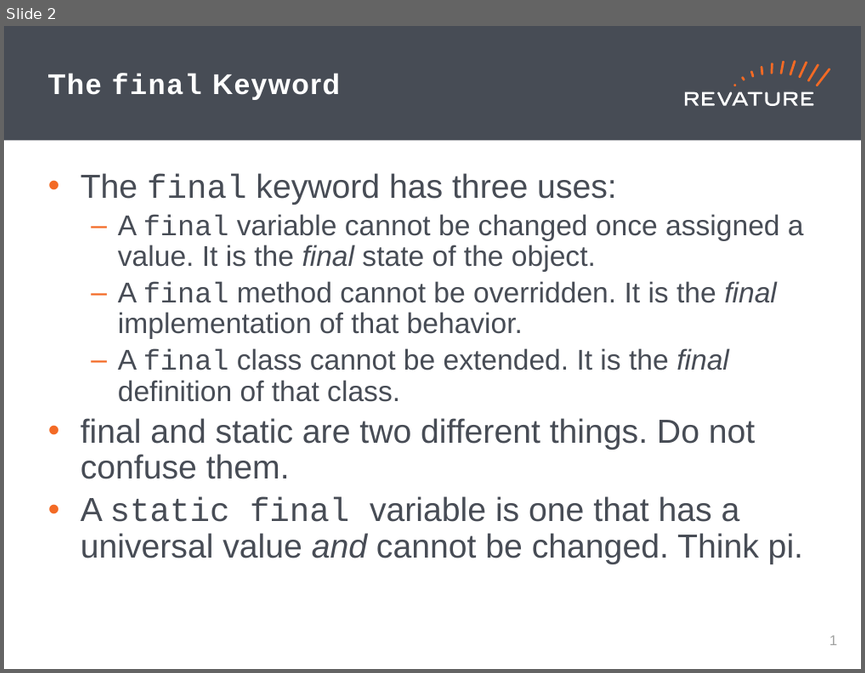
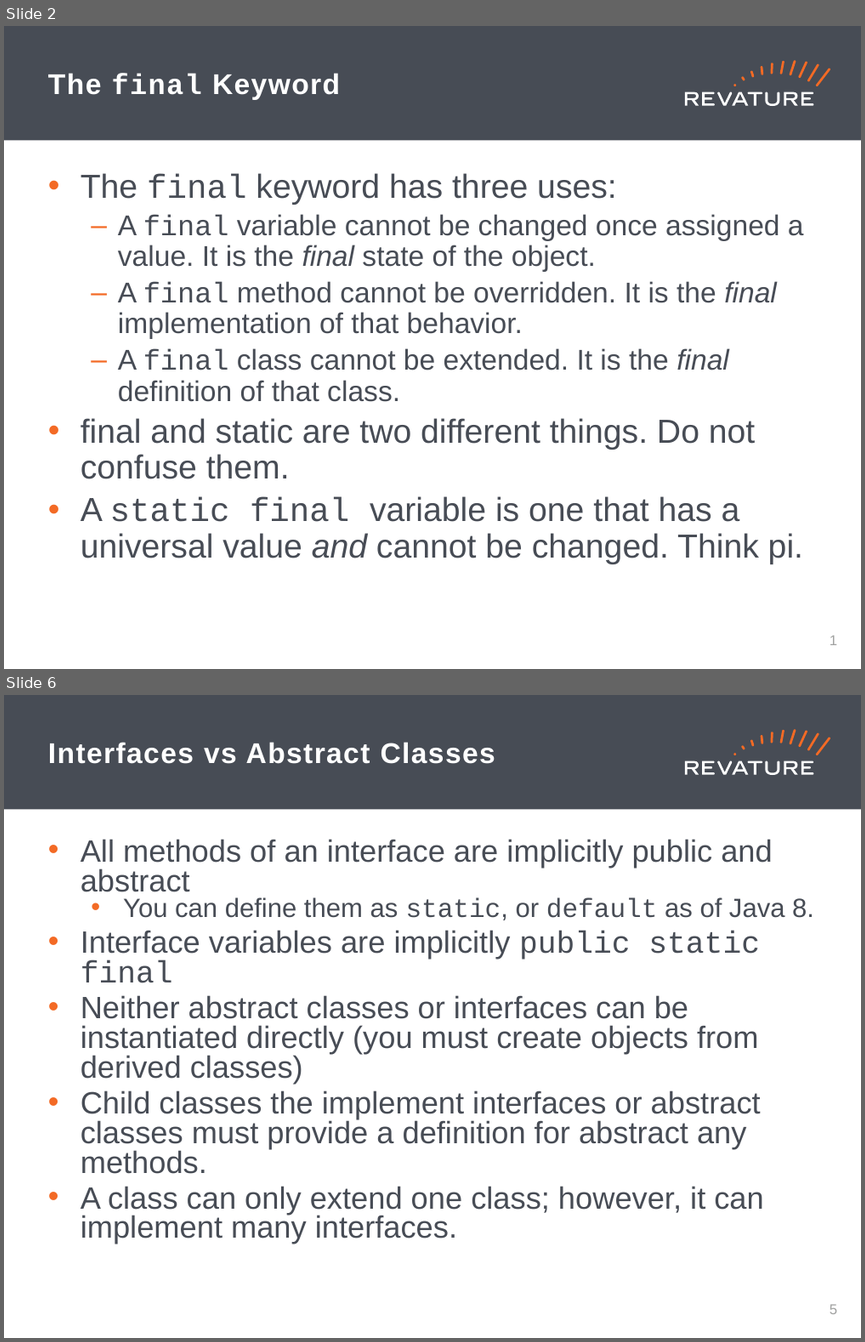
Before and after one commit to brynportella/RAP-210308, a slide deck: PPT/Day_14.pptx. Shown one above the other, each under a label of ours: slide 2 before the commit, slides 2 and 6 after it; the slides between them are not shown. The pictures are 865x673 and 865x1342 pixels, drawn with LibreOffice and Linux fonts; fonts in the diff are those of the drawing. Boxes give left, top, right and bottom in pixels: in the first picture for what was removed or moved away, otherwise in the second. Text is boxed around its words. In the diff, an @@ line names an element or a change of style, - is before the commit and + after.

```diff
--- a/PPT/Day_14.pptx
+++ b/PPT/Day_14.pptx
@@ slide 6 added at (x1=4, y1=695, x2=861, y2=1338), background #FFFFFF; not listed: 19 template elements that a slide beside it also shows @@
@@ title added at (x1=48, y1=742, x2=495, y2=764), 24 pt, text #FFFFFF, bold @@
+Interfaces vs Abstract Classes
@@ text added at (x1=80, y1=839, x2=814, y2=1243), 25.9 pt, text #474C55 @@
+• All methods of an interface are implicitly public and abstract
+  • You can define them as static, or default as of Java 8.
+• Interface variables are implicitly public static final
+• Neither abstract classes or interfaces can be instantiated directly (you must create objects from derived classes)
+• Child classes the implement interfaces or abstract classes must provide a definition for abstract any methods.
+• A class can only extend one class; however, it can implement many interfaces.
@@ page number added at (x1=829, y1=1304, x2=837, y2=1314), 12 pt, text #A0A1A0 @@
+5
```
Also in this commit, not shown: 10 other slides added, 13 other files.
